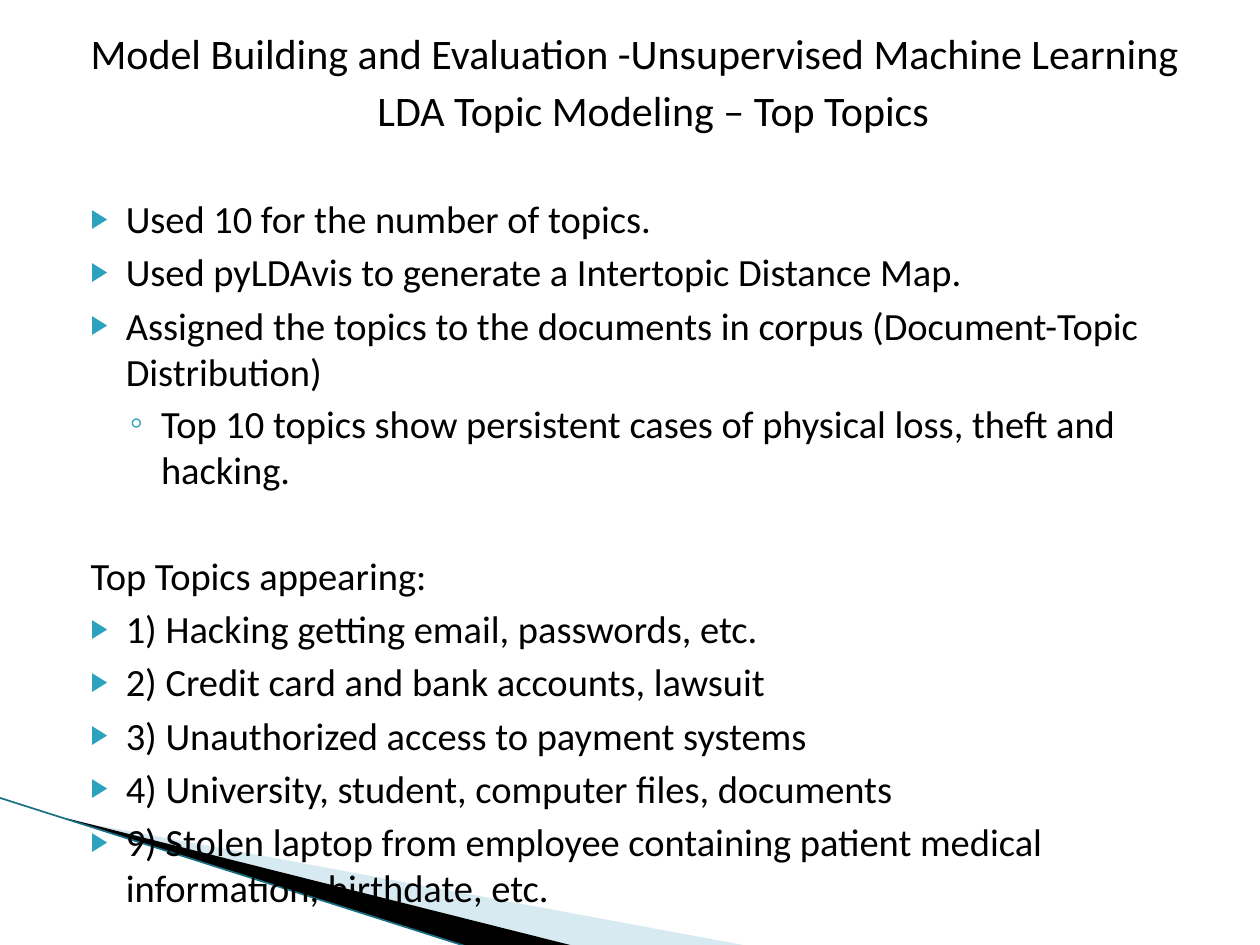
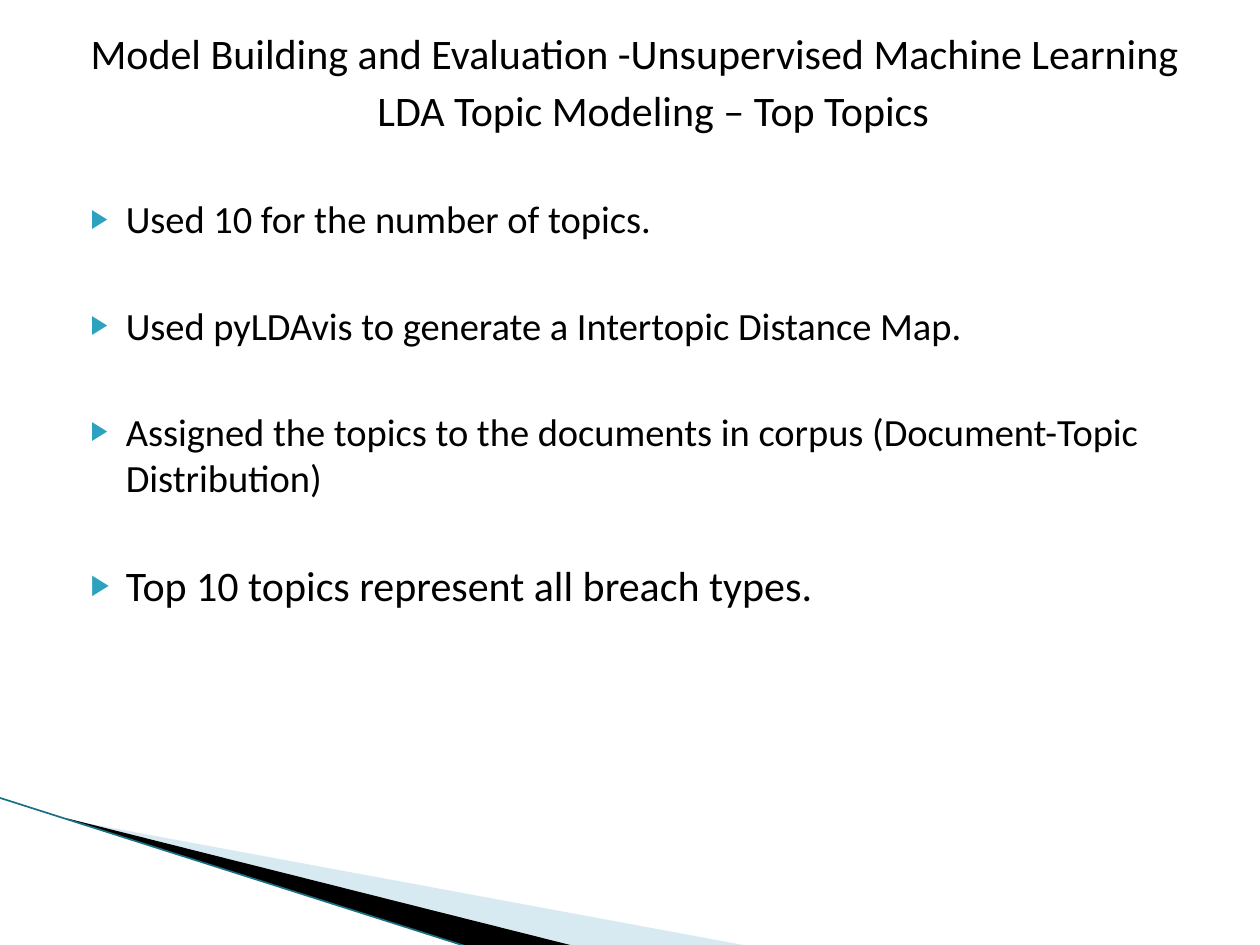
Before and after one commit to dmrod01/Capstone, a slide deck: slide 43 of Final Analysis - Data Capstone Project - Data Breaches.pptx (slide 42 before the commit). Drawn at 1260x945 pixels with LibreOffice and Linux fonts; fonts in the diff are those of the drawing; background and template pictures are left out. Boxes give left, top, right and bottom in pixels: in the first picture for what was removed or moved away, otherwise in the second. Text is boxed around its words. In the diff, an @@ line names an element or a change of style, - is before the commit and + after.

```diff
--- a/Final Analysis - Data Capstone Project - Data Breaches.pptx
+++ b/Final Analysis - Data Capstone Project - Data Breaches.pptx
@@ text at box(126, 571, 812, 608): text changed; size 22 to 24 pt @@
-  ◦ Top 10 topics show persistent cases of physical loss, theft and hacking.
-Top Topics appearing:
-▶ 1) Hacking getting email, passwords, etc.
-▶ 2) Credit card and bank accounts, lawsuit
-▶ 3) Unauthorized access to payment systems
-▶ 4) University, student, computer files, documents
-▶ 9) Stolen laptop from employee containing patient medical information, birthdate, etc.
+▶ Top 10 topics represent all breach types.
```
Also in this commit, not shown: 1 other slide changed, 2 slides added, 1 other file.
